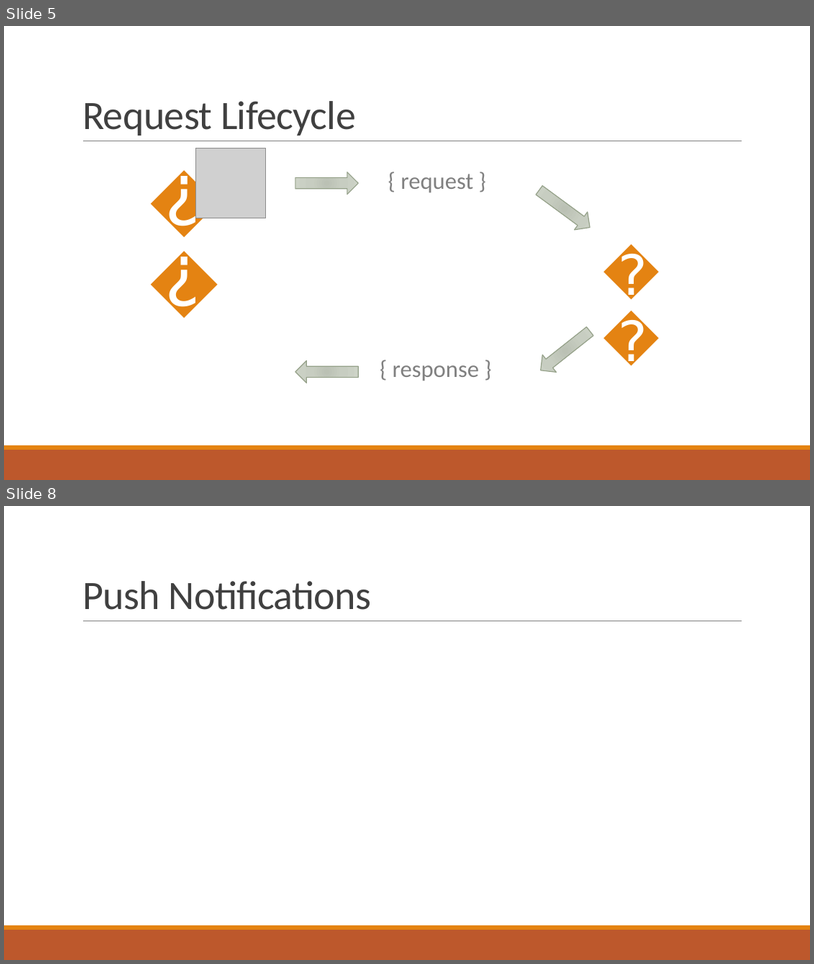
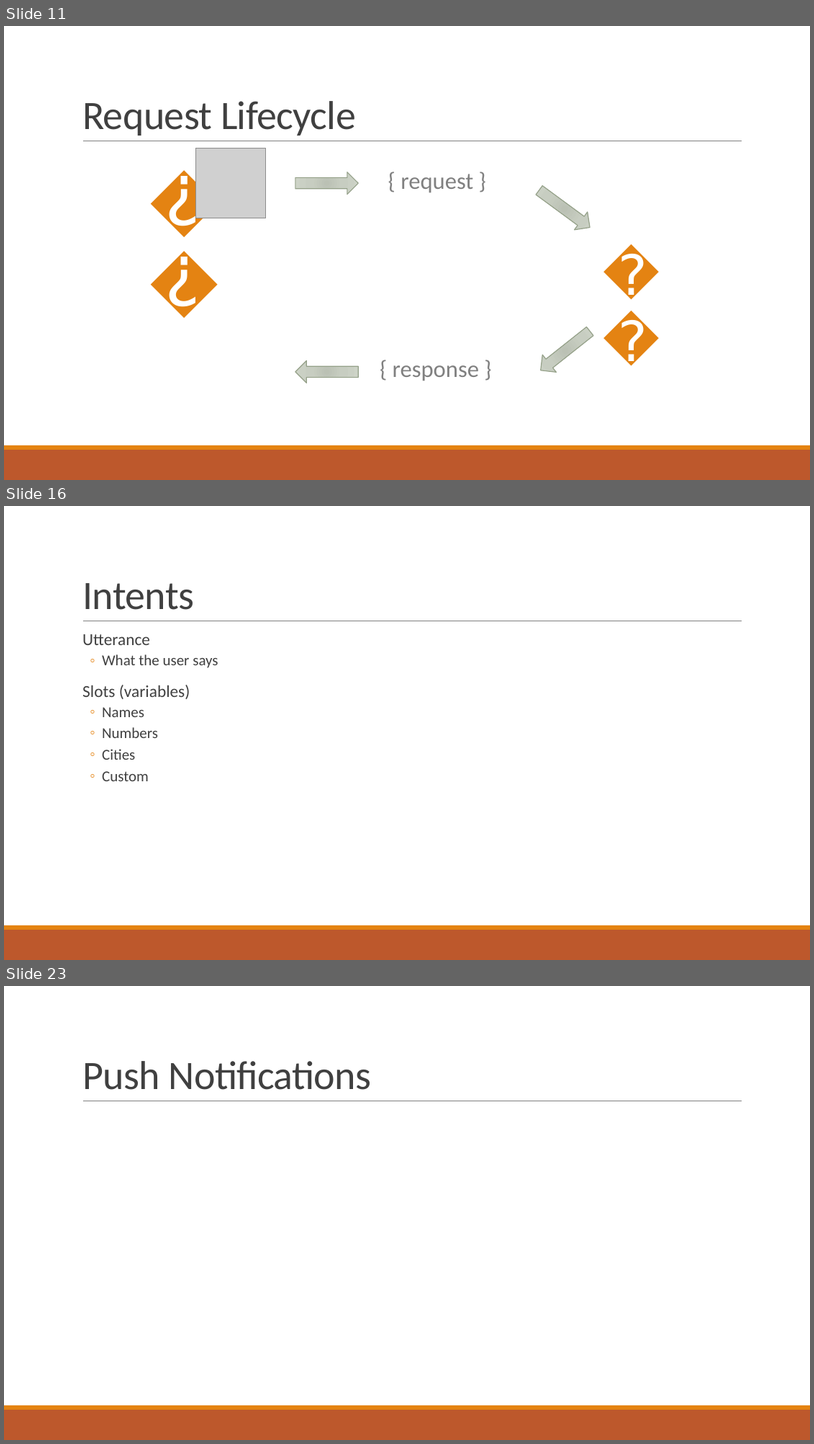
Before and after one commit to stoiveyp/DDDWales2018, a slide deck: Presentation/VoiceAndMore.pptx. Shown one above the other, each under a label of ours: slides 5 and 8 before the commit, slides 11, 16 and 23 after it; the slides between them are not shown. The pictures are 814x964 and 814x1444 pixels, drawn with LibreOffice and Linux fonts; fonts in the diff are those of the drawing; grey boxes stand for pictures. Boxes give left, top, right and bottom in pixels: in the first picture for what was removed or moved away, otherwise in the second. Text is boxed around its words. In the diff, an @@ line names an element or a change of style, - is before the commit and + after.

```diff
--- a/Presentation/VoiceAndMore.pptx
+++ b/Presentation/VoiceAndMore.pptx
@@ slide 16 added at [4, 506, 810, 960], background #FFFFFF; not listed: 3 template elements that a slide beside it also shows @@
@@ title added at [82, 583, 194, 610], 48 pt, text #404040 @@
+Intents
@@ text added at [82, 634, 218, 781], 18 pt, text #404040 @@
+  Utterance
+  ◦ What the user says
+  Slots (variables)
+  ◦ Names
+  ◦ Numbers
+  ◦ Cities
+  ◦ Custom
@@ what was slide 5 is now slide 11 @@
@@ what was slide 8 is now slide 23 @@
```
Also in this commit, not shown: 3 slides changed, 14 other slides added, 1 slide removed.
